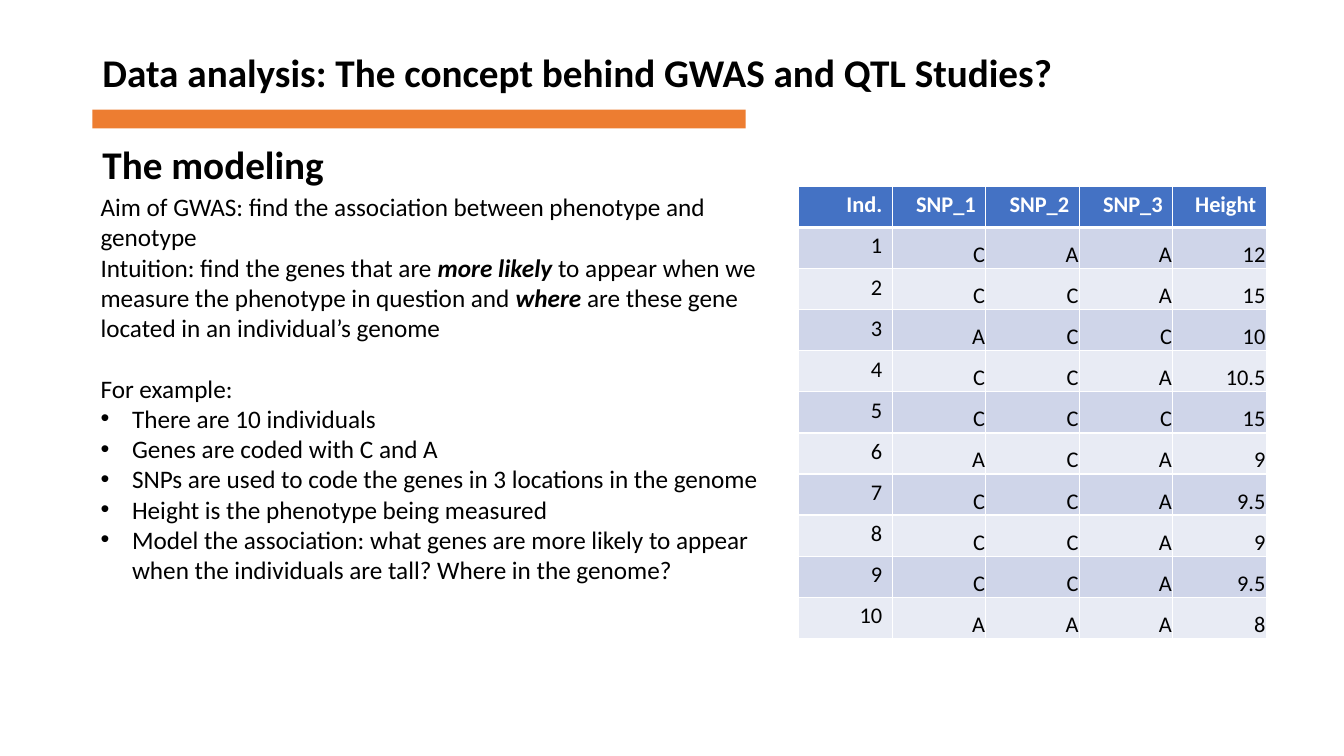
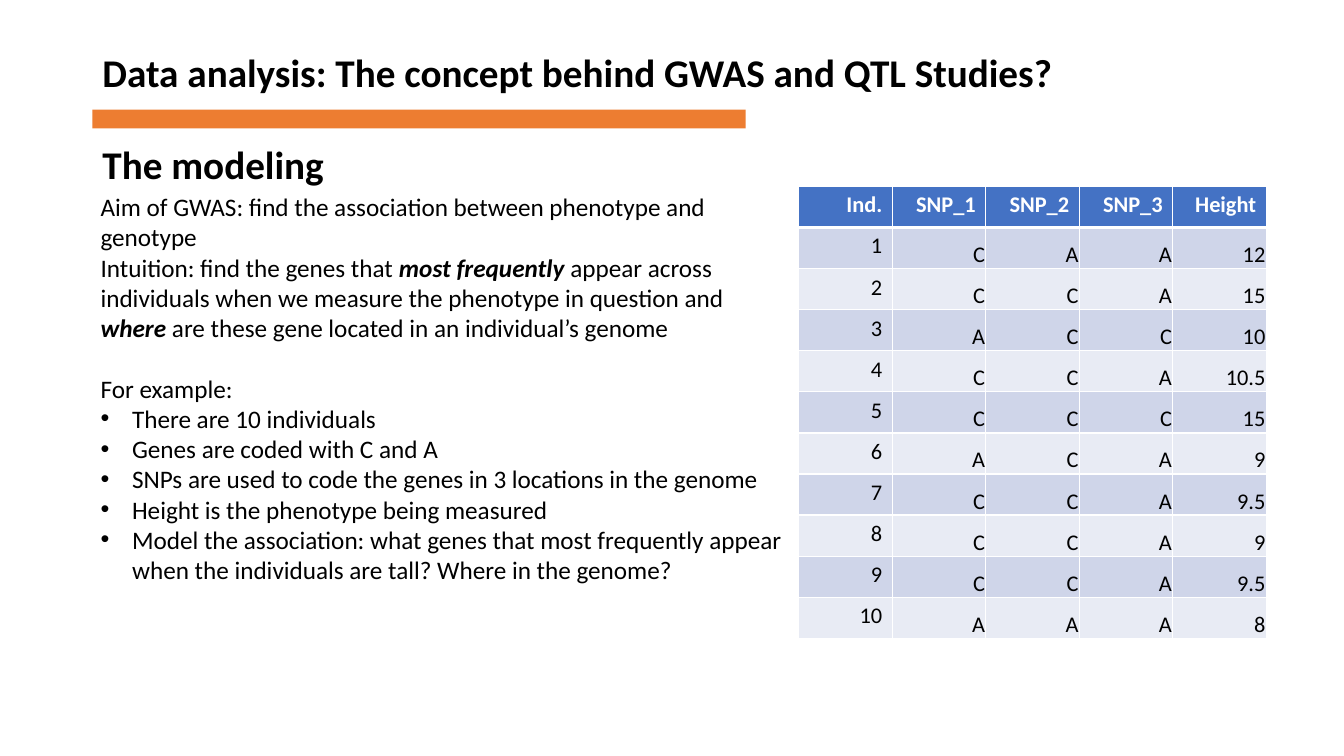
Before and after one commit to firzaariany/Course_Tree_improvement, a slide deck: slide 10 of Advances in quantitative genetics.pptx. Drawn at 1344x756 pixels with LibreOffice and Linux fonts; fonts in the diff are those of the drawing. Boxes give left, top, right and bottom in pixels: in the first picture for what was removed or moved away, otherwise in the second. Text is boxed around its words. In the diff, an @@ line names an element or a change of style, - is before the commit and + after.

Commit message:
edit presentation

```diff
--- a/Advances in quantitative genetics.pptx
+++ b/Advances in quantitative genetics.pptx
@@ text at bbox=[101, 259, 724, 342]: text changed @@
-Intuition: find the genes that are more likely to appear when we measure the phenotype in question and where are these gene located in an individual’s genome
+Intuition: find the genes that most frequently appear across individuals when we measure the phenotype in question and where are these gene located in an individual’s genome
@@ text at bbox=[132, 531, 781, 584]: text changed @@
-• Model the association: what genes are more likely to appear when the individuals are tall? Where in the genome?
+• Model the association: what genes that most frequently appear when the individuals are tall? Where in the genome?
```
Also in this commit, not shown: 8 other slides changed, 4 slides added.
